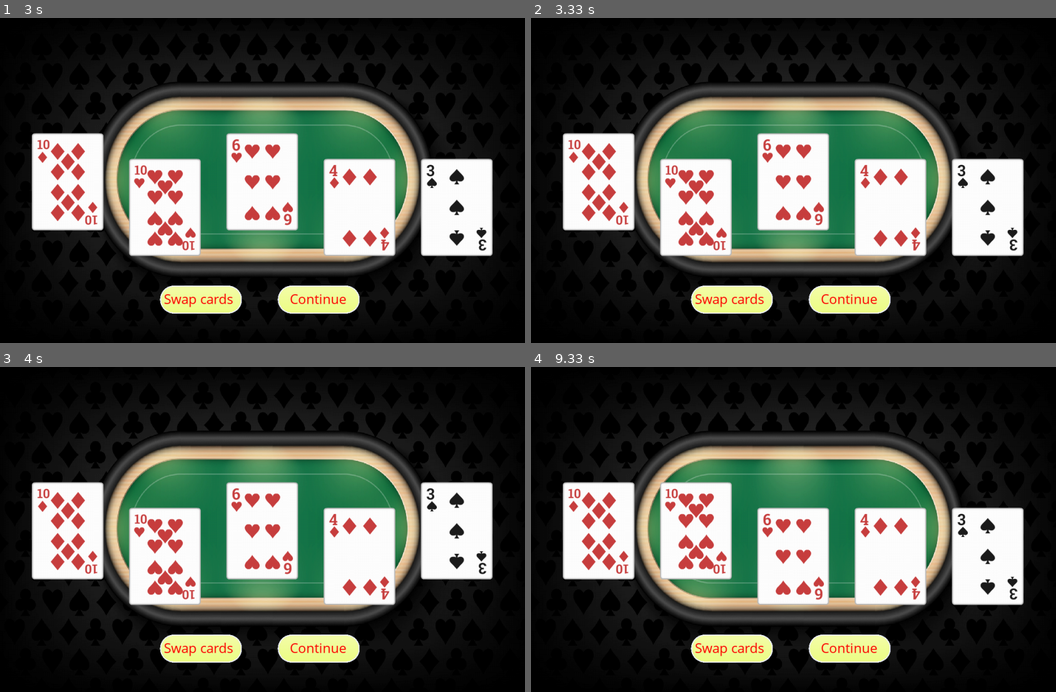
Above: before the commit, frames 1-4 (two rows, left to right).
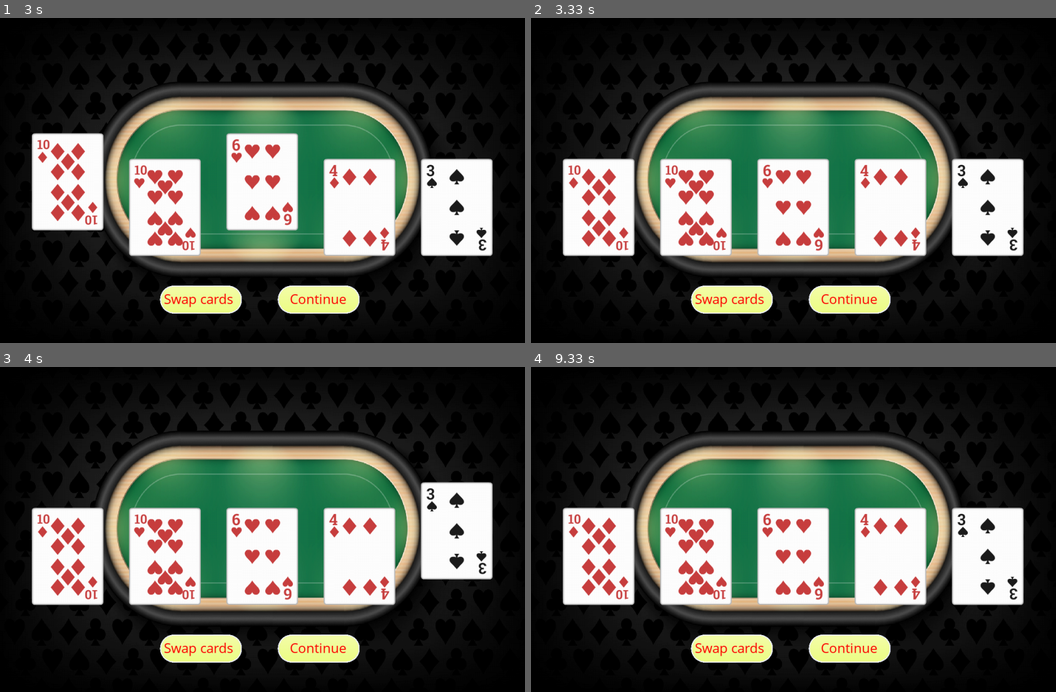
Above: after the commit, the same moments.

Repository: jungleistx/poker_game
Game: pygame game, started from main.py
Two runs of this game, one before a commit and one after it. Both use one fixed random seed, a clock stepped at 60 frames per second and the inputs below.
Inputs (mouse positions are in pixels of both pictures, inside the frame that each line leads up to):
- Up to frame 1 (3 s): click "Continue" at 0.38 s; click (262, 203) at 0.72 s; click "Swap cards" at 1.55 s; click (63, 170) at 1.88 s; click (267, 216) at 2.22 s
- Up to frame 2 (3.33 s): click "Continue" at 3.05 s
- Up to frame 3 (4 s): click (435, 519) at 3.88 s
- Up to frame 4 (9.33 s): click "Swap cards" at 4.72 s; click (819, 513) at 5.05 s; click (709, 630) at 5.88 s; click (615, 549) at 6.72 s; click (987, 523) at 7.05 s; click (956, 555) at 7.88 s; click (678, 581) at 8.22 s; click "Continue" at 9.05 s

Frame 1 is identical in both runs. In frame 2, 6.1% of the frame differs, in the area x 5-57%, y 35-74%; in frame 3, 6.1%; in frame 4, 6.4%, in the area x 5-39%, y 35-74%.

Commit message:
mod Window, add continue_button(). Called when continue is clicked or c-key pressed

Diff:
--- a/classes/window.py
+++ b/classes/window.py
@@ -53,8 +53,14 @@
 				self.game.player.reset_card_positions()
 
 		elif self.submit.image.is_clicked(mouse_pos):
-			best_hand, win_multiplier = self.game.player.check_hand()
-			print(best_hand, win_multiplier)
+			self.continue_button()
+
+
+	def continue_button(self):
+		self.game.player.reset_card_positions()
+		best_hand, win_multiplier = self.game.player.check_hand()
+		print(best_hand, win_multiplier)
+
 
 	def draw_buttons(self):
 		self.swap.draw_button(self.window)
